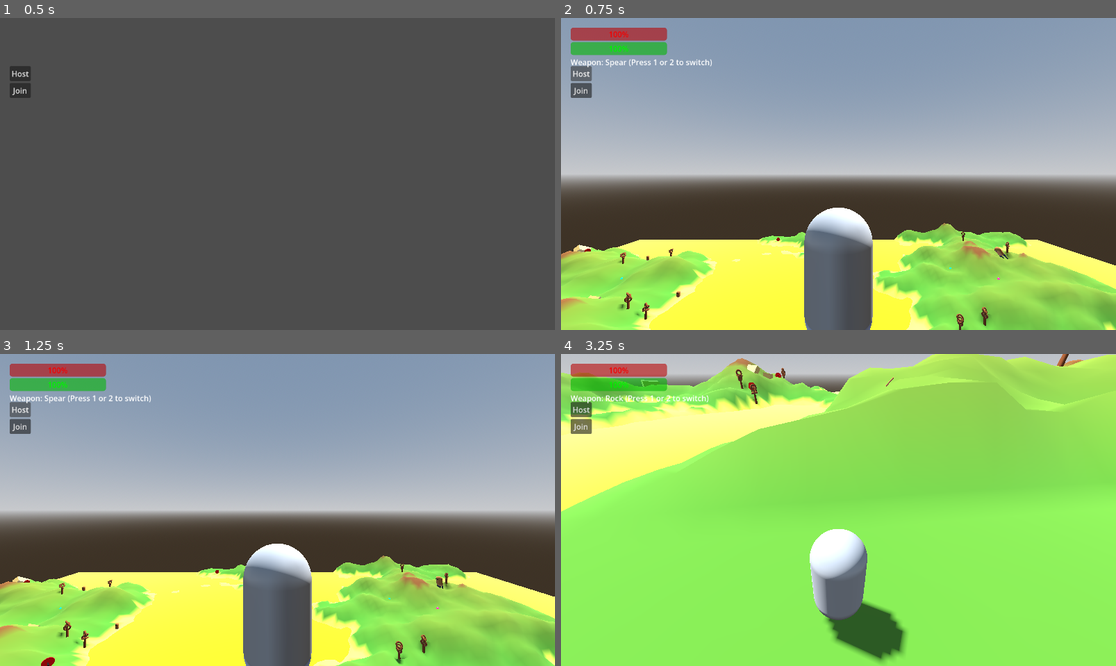
Above: before the commit, frames 1-4 (two rows, left to right).
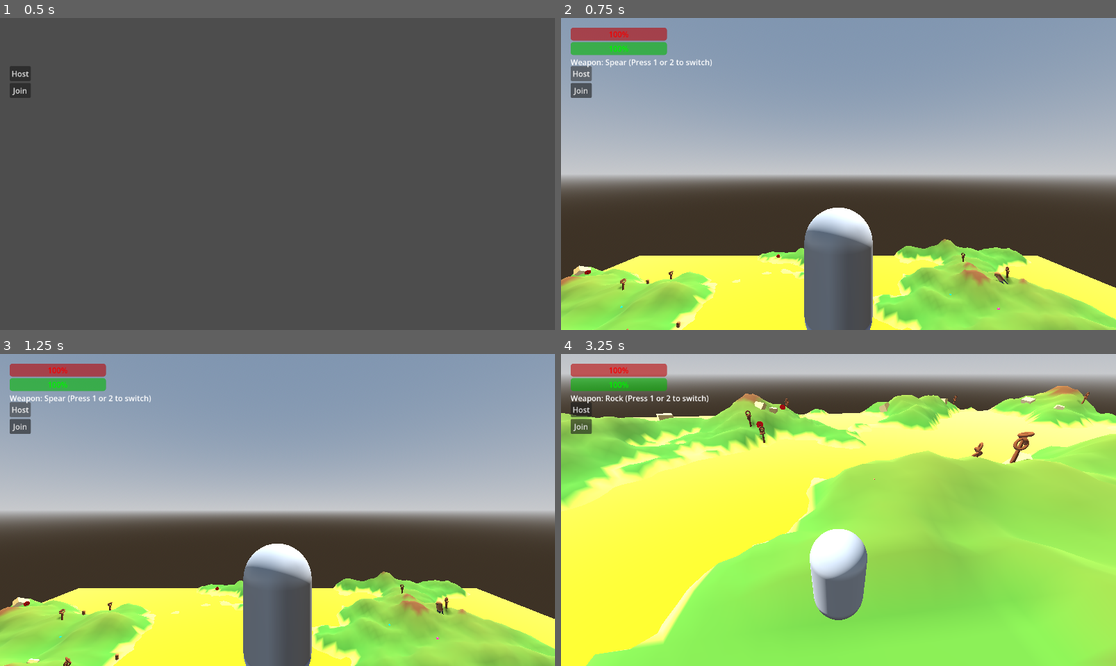
Above: after the commit, the same moments.

Repository: travist89/SpearMan
Game: Godot game, scene res://World.tscn
Two runs of this game, one before a commit and one after it. Both use one fixed random seed, a clock stepped at 60 frames per second and the inputs below. The project has no main scene, so this scene is started directly.
Inputs (mouse positions are in pixels of both pictures, inside the frame that each line leads up to):
- Up to frame 1 (0.5 s): no input
- Up to frame 2 (0.75 s): click "Host" at 0.5 s
- Up to frame 3 (1.25 s): no input
- Up to frame 4 (3.25 s): move the mouse to (866, 510) at 1.27 s; press the mouse at (866, 510) at 1.28 s; hold Up (ui_up) from 1.28 s (still down); move the mouse to (810, 510) at 2.02 s; release the mouse at (810, 510) at 2.03 s; tap 1 at 2.1 s; move the mouse to (849, 503) at 2.77 s; hold 2 from 2.78 s (still down)

Frame 1 is identical in both runs. In frame 2, 17% of the frame differs, in the area x 0-100%, y 65-100%; in frame 3, 17%; in frame 4, 61%, in the area x 0-100%, y 0-100%.

Commit message:
Multiplayer Fix: Added horizontal (X/Z) staggering for player spawns to prevent overlapping with host

Diff:
--- a/World.gd
+++ b/World.gd
@@ -29,7 +29,7 @@
 	spawner.spawn_path = get_path()
 	spawner.add_spawnable_scene(player_scene.resource_path)
 	spawner.add_spawnable_scene(spear_scene.resource_path)
-	spawner.add_spawnable_scene(rock_scene.resource_path) # ADDED ROCK
+	spawner.add_spawnable_scene(rock_scene.resource_path)
 	spawner.add_spawnable_scene(enemy_scene.resource_path)
 	spawner.add_spawnable_scene(target_scene.resource_path)
 	spawner.add_spawnable_scene(collectible_health_scene.resource_path)
@@ -104,11 +104,22 @@
 	if not multiplayer.is_server(): return
 	var player = player_scene.instantiate()
 	player.name = str(id)
-	var spawn_height = 40.0
-	if int(id) != 1:
-		spawn_height = 300.0 + (randf() * 100.0)
-	player.position = Vector3(0, spawn_height, 0)
+
+	# RADICAL POSITION STAGGERING
+	var spawn_pos = Vector3.ZERO
+	if int(id) == 1:
+		spawn_pos = Vector3(0, 50, 0) # Host
+	else:
+		# Clients spawn at different X/Z locations and MUCH higher
+		var offset_angle = randf() * TAU
+		var offset_radius = 5.0 + (multiplayer.get_peers().size() * 2.0)
+		spawn_pos = Vector3(cos(offset_angle) * offset_radius, 250.0 + (multiplayer.get_peers().size() * 50.0), sin(offset_angle) * offset_radius)
+
+	player.position = spawn_pos
 	add_child(player)
+
+	print("SERVER: Spawning Player %s at %s" % [id, spawn_pos])
+
 	if has_node("Player"): $Player.queue_free()
 
 func setup_environment():
